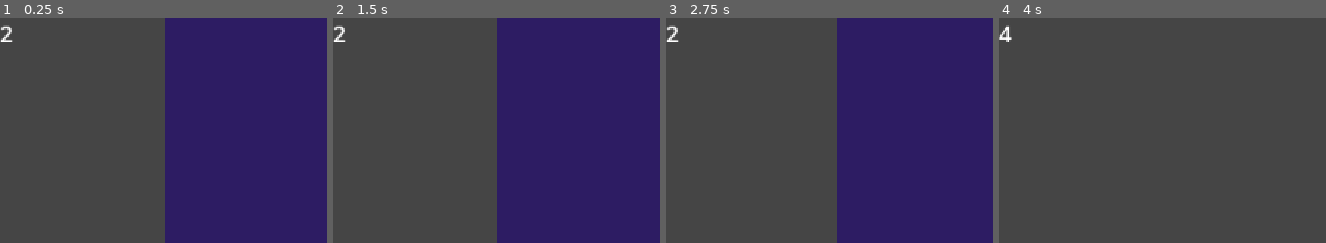
Above: before the commit, frames 1-4 (left to right).
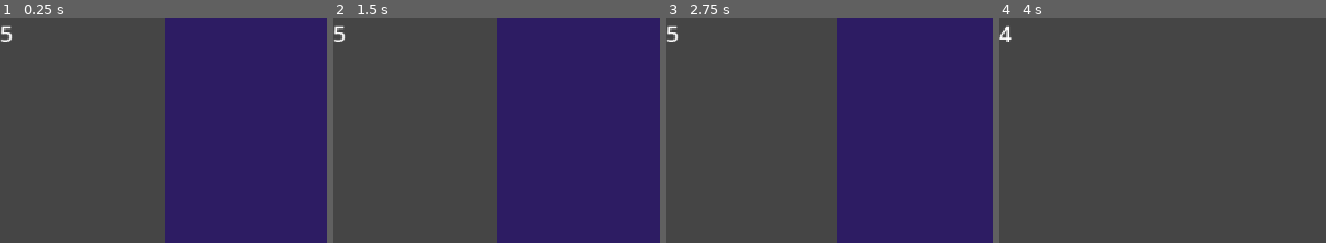
Above: after the commit, the same moments.

Repository: crissoll/Fail-Safe-Game-Jam
Game: Godot game, scene res://scenes/main.tscn
Same seed, same stepped clock (60 frames per second), same inputs: the game is played once before the commit and once after it.
Inputs:
- Up to frame 1 (0.25 s): no input
- Up to frame 2 (1.5 s): tap Enter (reset_level) at 0.5 s; hold D (right) 0.53-1.28 s; tap Space (switch_dimension) at 0.6, 1.35 s; hold Up (slow_down) from 1.28 s (still down)
- Up to frame 3 (2.75 s): tap Enter (reset_level) at 2 s; release Up (slow_down) at 2.03 s; hold D (right) from 2.03 s (still down); tap Space (switch_dimension) at 2.1 s
- Up to frame 4 (4 s): tap Space (switch_dimension) at 2.85, 3.6 s; tap Enter (reset_level) at 3.5 s; release D (right) at 3.53 s; hold A (left) from 3.53 s (still down)
The pictures show only the part of the screen within x 0-50%, y 0-50%; the shares and areas given below are measured in that part.

The runs differ from the first frame. In frame 1, 0.2% of the frame differs, in the area x 0-4%, y 3-11%; in frame 2, 0.2%; in frame 3, 0.2%; in frame 4, nothing differs.

Commit message:
implemented invincibility cheat

Diff:
--- a/first-prototype----dropper-/scripts/classes/player/health_component.gd
+++ b/first-prototype----dropper-/scripts/classes/player/health_component.gd
@@ -7,7 +7,7 @@
 signal invincibility_ended
 
 @export_range(0, 10, 1, "suffix:hearts", "hide_slider") var max_hearts: int = 2
-var hearts := max_hearts
+var hearts: float
 @export_range(0.1,10,0.1,"suffix:s") var invincibility_duration : float = 0.5
 @export var die_on_zero_hearts : bool = true
 
@@ -17,6 +17,9 @@
 
 var last_damage_time : float
 
+func _ready() -> void:
+	hearts = max_hearts
+	health_changed.emit(hearts)
 func apply_damage(damage:=1):
 	if(float(Time.get_ticks_msec())/1000 - last_damage_time <= invincibility_duration):
 		return
@@ -24,7 +27,7 @@
 	player.velocity.y *= velocity_multiplier_on_damage
 	last_damage_time = float(Time.get_ticks_msec())/1000
 	hearts -= damage;
-	if(hearts <= 0):
+	if(hearts <= 0) && die_on_zero_hearts:
 		hearts = 0
 		die.emit()
 	health_changed.emit(hearts)
